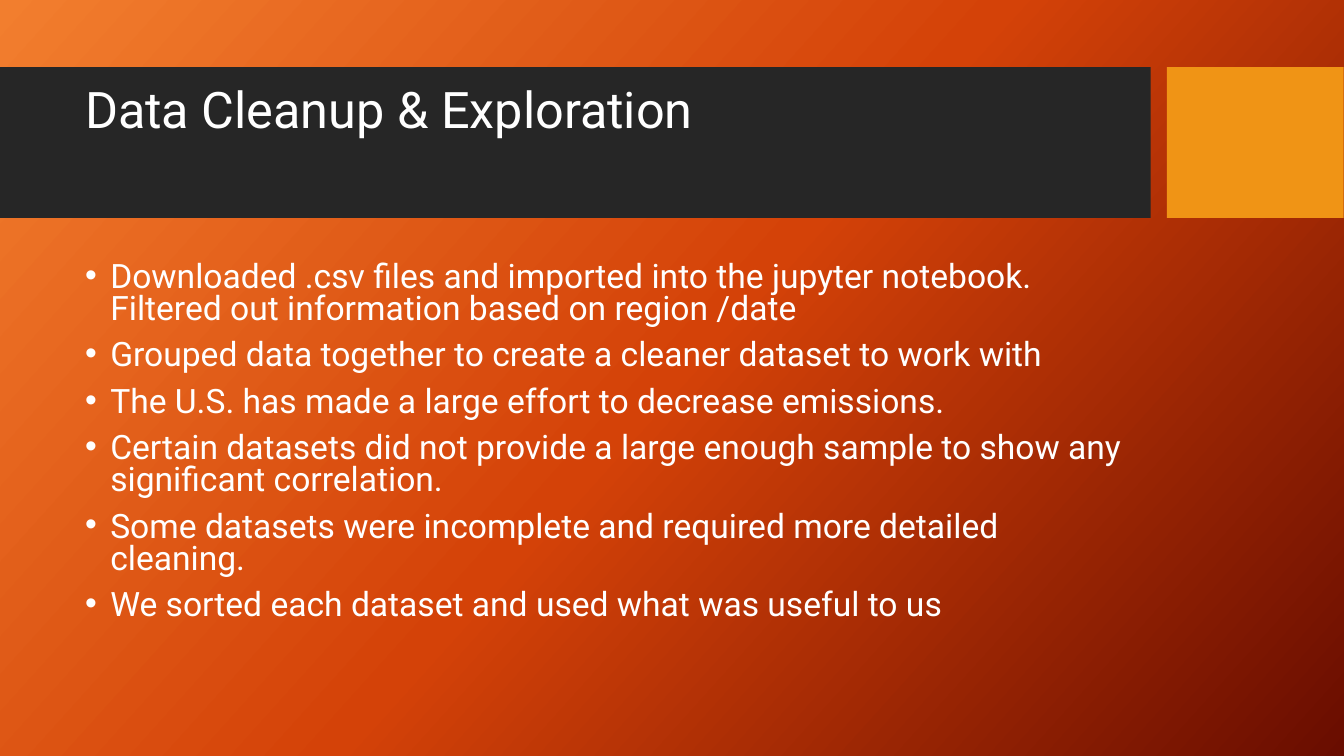
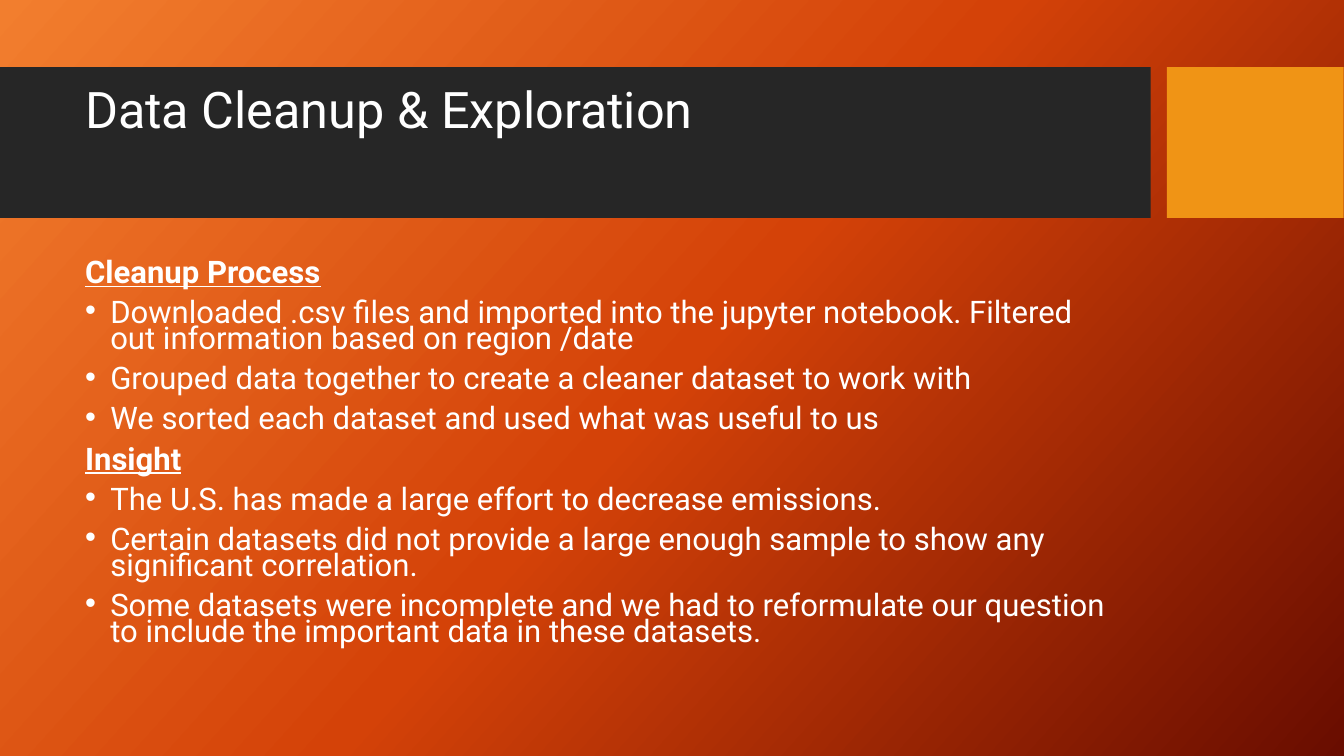
Before and after one commit to KennytheSun/Global_Warming_Repo, a slide deck: slide 5 of CO2emissionsVsTempPP.pptx. Drawn at 1344x756 pixels with LibreOffice and Linux fonts; fonts in the diff are those of the drawing; background and template pictures are left out. Boxes give left, top, right and bottom in pixels: in the first picture for what was removed or moved away, otherwise in the second. Text is boxed around its words. In the diff, an @@ line names an element or a change of style, - is before the commit and + after.

```diff
--- a/CO2emissionsVsTempPP.pptx
+++ b/CO2emissionsVsTempPP.pptx
@@ text at [85, 259, 320, 290]: paragraph added @@
+Cleanup Process
@@ text at [110, 299, 1072, 583]: size 24 to 22.2 pt in "Downloaded .csv files and imported into the ...", "Grouped data together to create a cleaner ...", "The U.S. has made a large effort ...", "Certain datasets did not provide a large ..."; line spacing 0.8 to 0.7 @@
@@ text at [85, 405, 879, 477]: paragraphs added @@
+• We sorted each dataset and used what was useful to us
+Insight
@@ text at [110, 592, 1105, 649]: text changed; size 24 to 22.2 pt @@
-• Some datasets were incomplete and required more detailed cleaning.
-• We sorted each dataset and used what was useful to us
+• Some datasets were incomplete and we had to reformulate our question to include the important data in these datasets.
```
Also in this commit, not shown: 3 other slides changed, 12 slides added, 2 slides removed.
